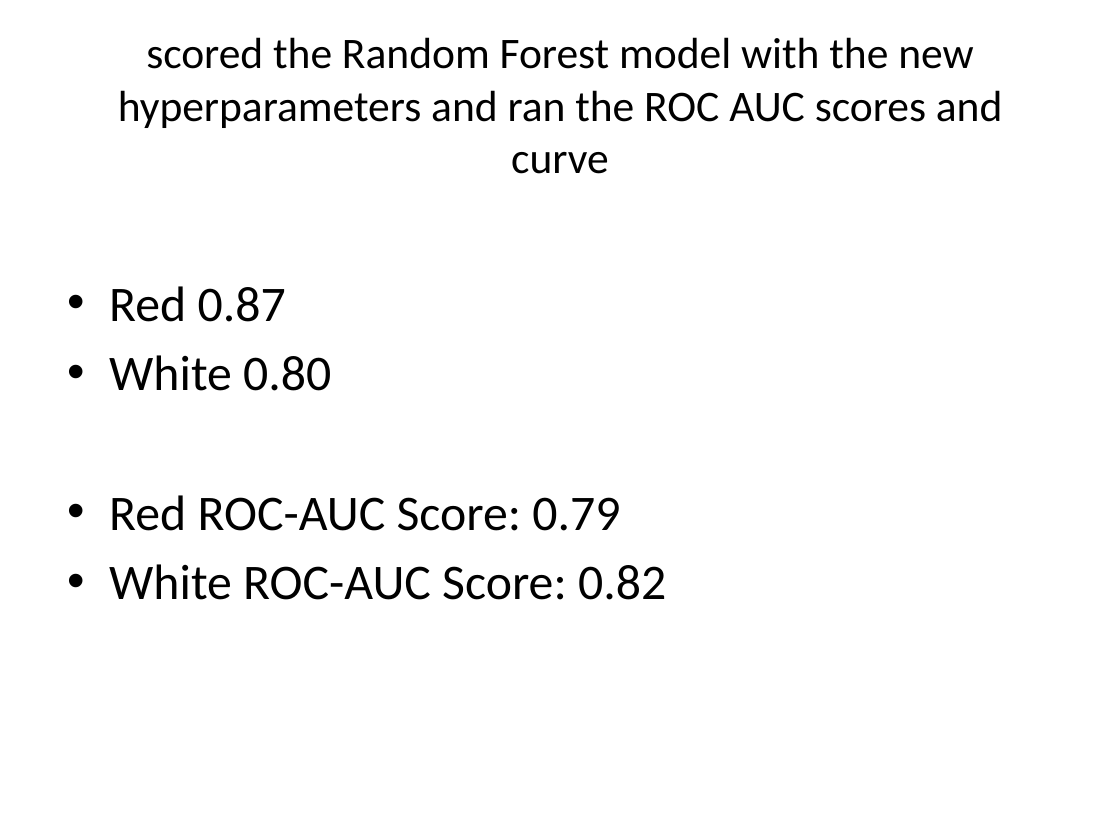
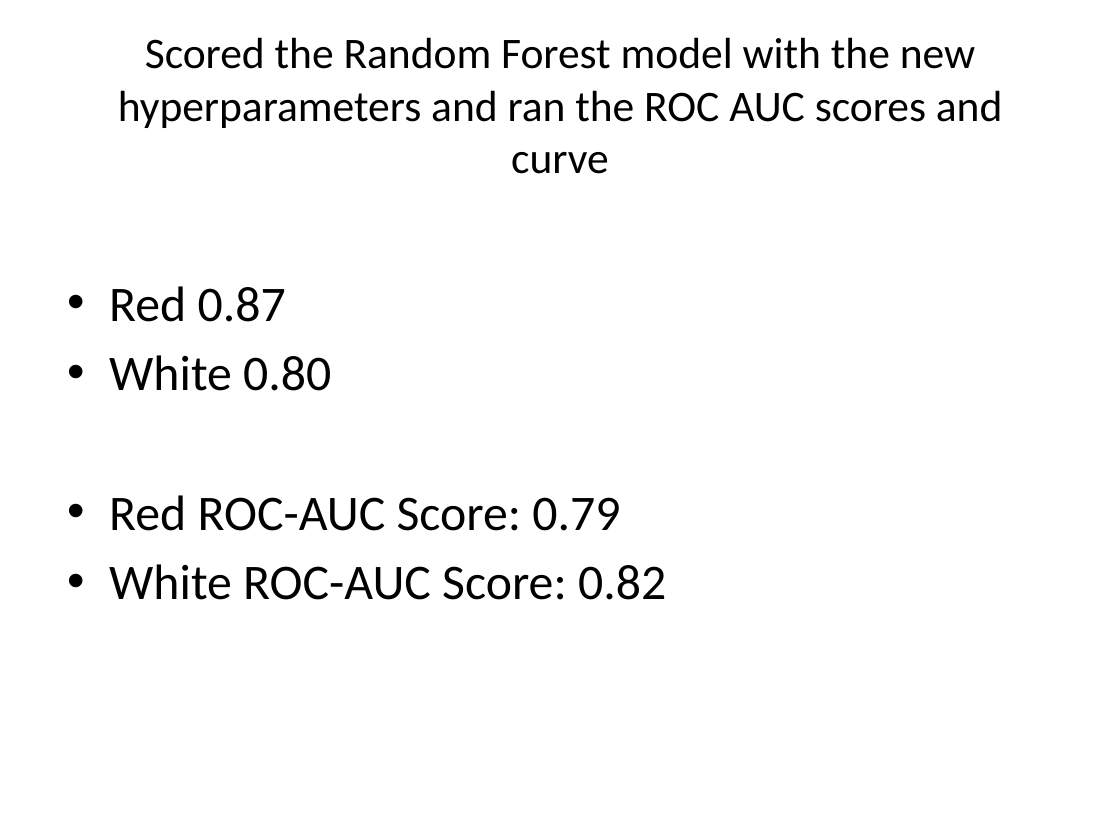
Before and after one commit to delwester/Springboard, a slide deck: slide 16 of Capstone2/Capstone2_FinalPres.pptx (slide 22 before the commit). Drawn at 1120x840 pixels with LibreOffice and Linux fonts; fonts in the diff are those of the drawing. Boxes give left, top, right and bottom in pixels: in the first picture for what was removed or moved away, otherwise in the second. Text is boxed around its words. In the diff, an @@ line names an element or a change of style, - is before the commit and + after.

```diff
--- a/Capstone2/Capstone2_FinalPres.pptx
+++ b/Capstone2/Capstone2_FinalPres.pptx
@@ title at <box>118,37,1003,174</box>: text changed @@
-scored the Random Forest model with the new hyperparameters and ran the ROC AUC scores and curve
+Scored the Random Forest model with the new hyperparameters and ran the ROC AUC scores and curve
```
Also in this commit, not shown: 1 other slide changed, 5 slides added, 10 slides removed.
